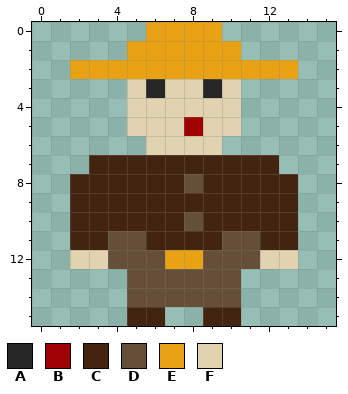
Two versions of one pixel-art sprite, src/main/resources/textures/player_down.png. Above is the file before it was changed.
The file is 16x16 pixels.
Palette (. is transparent): A #252625  B #a00303  C #422410  D #664f38  E #e9a213  F #e1d2b0
Pixels before, first column x 2:
 0 ....EEEE....
 1 ...EEEEEE...
 2 EEEEEEEEEEEE
 3 ...FAFFAF...
 4 ...FFFFFF...
 5 ...FFFBFF...
 6 ....FFFF....
 7 .CCCCCCCCCC.
 8 CCCCCCDCCCCC
 9 CCCCCCCCCCCC
10 CCCCCCDCCCCC
11 CCDDCCCCDDCC
12 FFDDDEEDDDFF
13 ...DDDDDD...
14 ...DDDDDD...
15 ...CC..CC...
After:
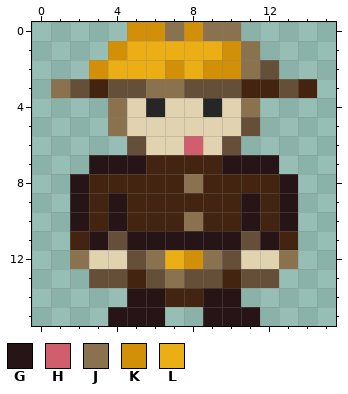
Colours new in this view: G #271417  H #d15e6c  J #8a724e  K #d19007  L #ebae15
From old to new:
Changed rows in their new state; - is an unchanged pixel.
first column x 1:
 0 ----KKJKJJ----
 1 ---KLLLLLKJ---
 2 -.KLLLKLKKJD.-
 3 JDCDDJJDDDCCDC
 4 ---J-A--A-J---
 5 ---J---F--D---
 6 ----D--H-D----
 7 --GGG----GGG--
 8 -G-----J----G-
 9 -G-G------G-G-
10 -G-G---J--G-G-
11 --G-GGGGGG-G--
12 -J-F-JLKJ-F-J-
13 --DDC-J--CDD--
14 ----GGCCGG----
15 ---GGG--GGG---
Where, in picture pixels (left, top, right, bottom), the same in both pictures:
changed: (51, 22, 317, 326)
